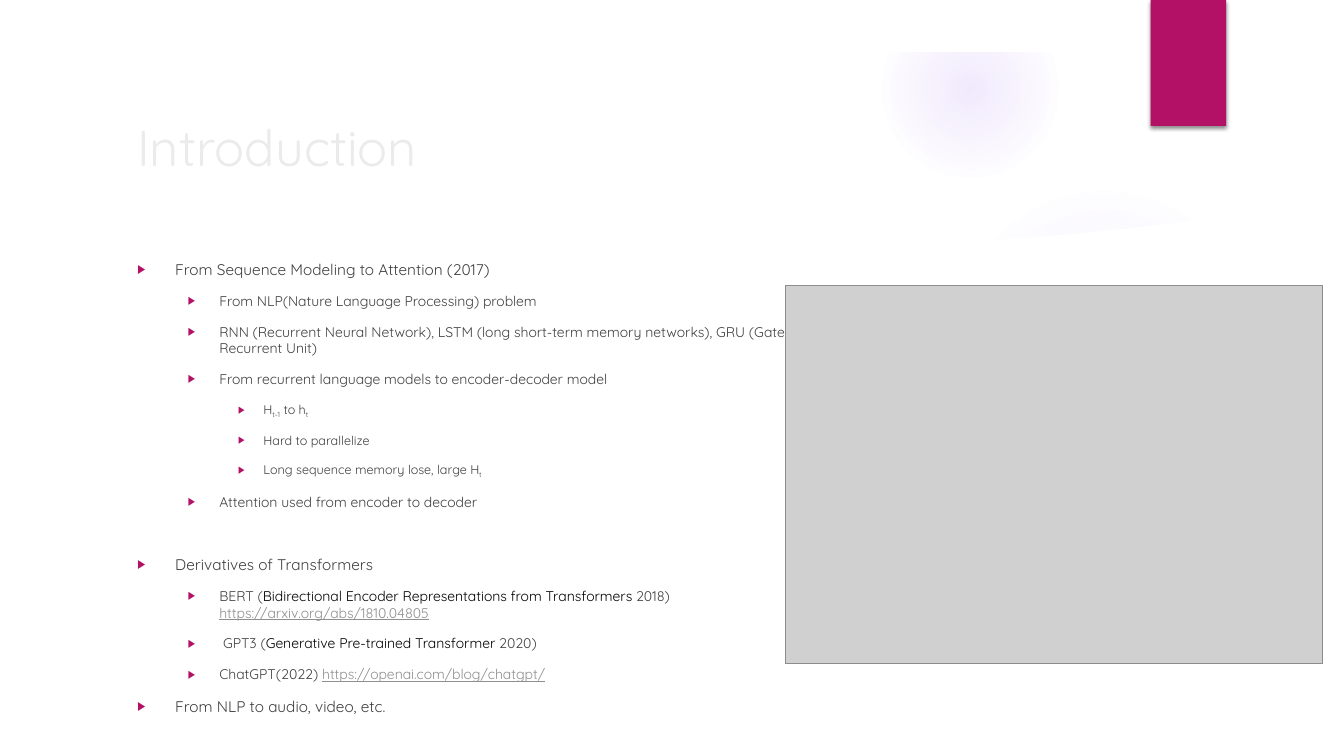
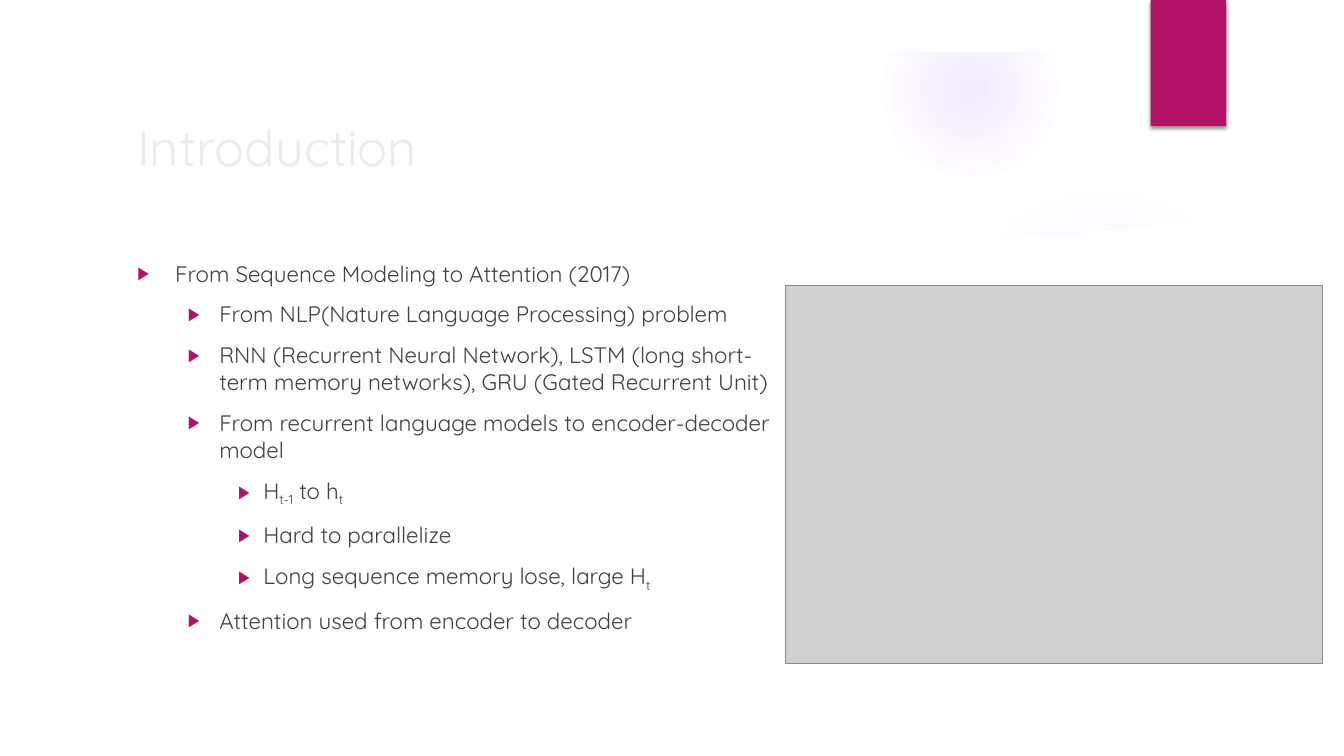
Before and after one commit to erdeq-upenn/code_public, a slide deck: slide 4 of slides/Transformer Review.pptx. Drawn at 1344x756 pixels with LibreOffice and Linux fonts; fonts in the diff are those of the drawing; grey boxes stand for pictures; background and template pictures are left out. Boxes give left, top, right and bottom in pixels: in the first picture for what was removed or moved away, otherwise in the second. Text is boxed around its words. In the diff, an @@ line names an element or a change of style, - is before the commit and + after.

Commit message:
transformer

```diff
--- a/slides/Transformer Review.pptx
+++ b/slides/Transformer Review.pptx
@@ text "From Sequence Modeling to Attention ..." at bbox=[175, 265, 769, 629]: size 11 to 16 pt in "From Sequence Modeling to Attention (2017)"; size 10 to 16 pt in "From NLP(Nature Language Processing) problem", "RNN (Recurrent Neural Network), LSTM (long short-term ...", "From recurrent language models to encoder-decoder model", "Attention used from encoder to decoder"; size 9 to 16 pt in "Ht-1 to ht", "Hard to parallelize", "Long sequence memory lose, large Ht" @@
@@ text at bbox=[175, 558, 670, 714]: paragraphs removed @@
-▶ Derivatives of Transformers
-  ▶ BERT (Bidirectional Encoder Representations from Transformers 2018) https://arxiv.org/abs/1810.04805
-  ▶ GPT3 (Generative Pre-trained Transformer 2020)
-  ▶ ChatGPT(2022) https://openai.com/blog/chatgpt/
-▶ From NLP to audio, video, etc.
```
Also in this commit, not shown: 3 other slides changed, 2 slides added, 1 other file.
